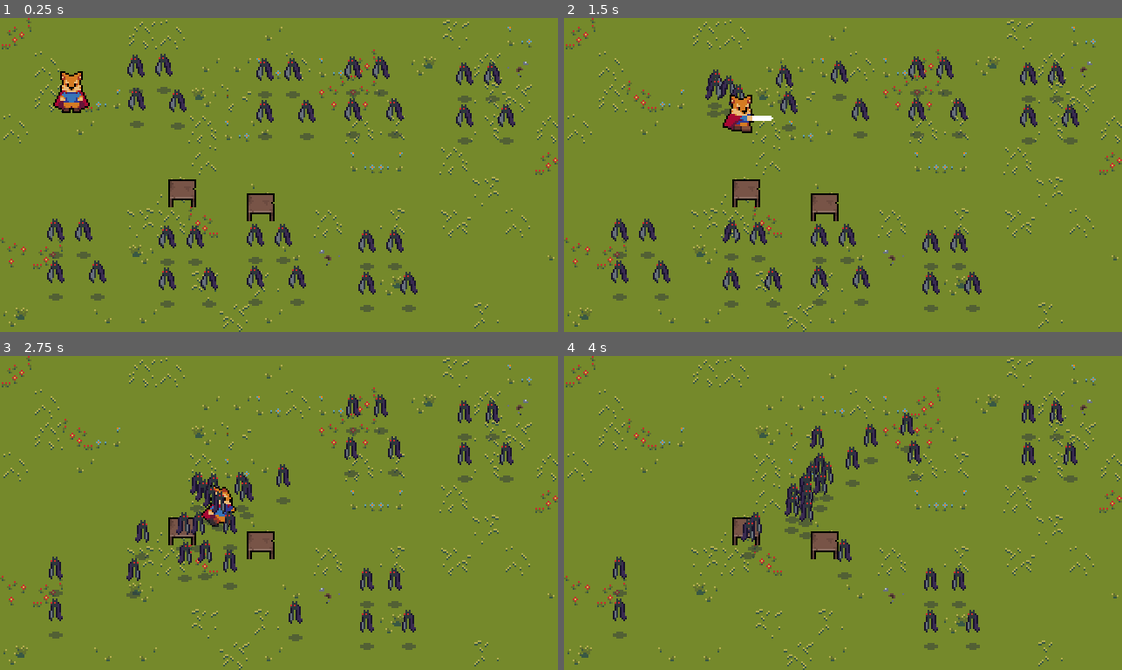
Above: before the commit, frames 1-4 (two rows, left to right).
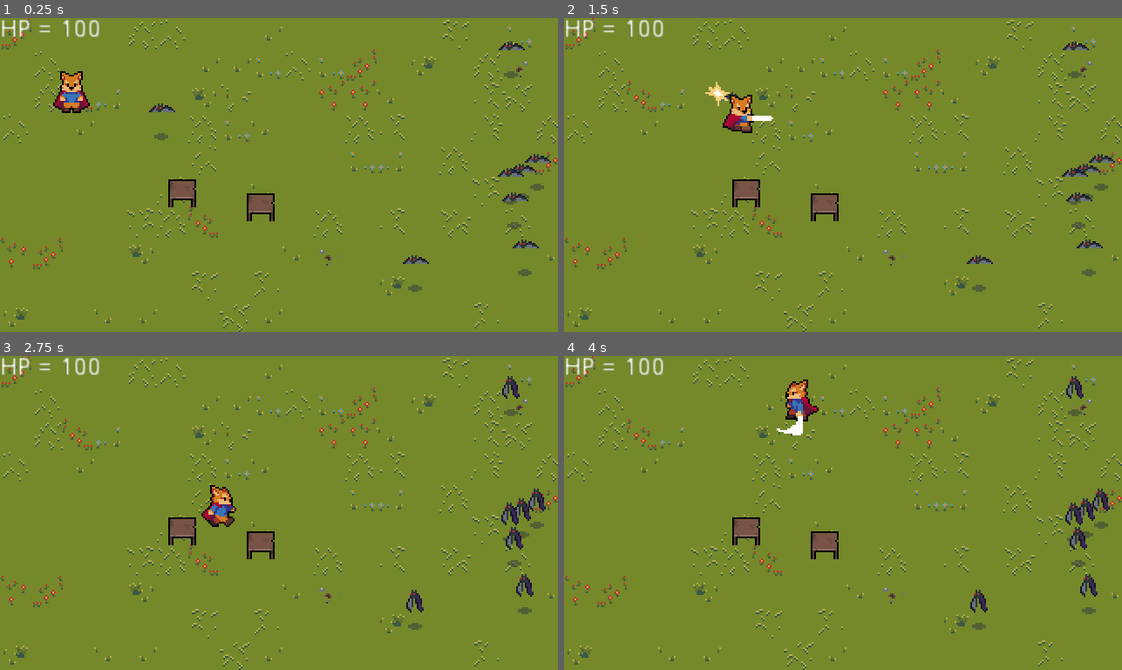
Above: after the commit, the same moments.

Repository: MariusBP/ActionMobile
Game: Godot game, scene res://src/Maps/Demo.tscn
Two runs of this game, one before a commit and one after it. Both use one fixed random seed, a clock stepped at 60 frames per second and the inputs below.
Inputs:
- Up to frame 1 (0.25 s): no input
- Up to frame 2 (1.5 s): hold Right (ui_right) 0.53-1.28 s; tap F (attack) at 0.6, 1.35 s; hold Down (ui_down) from 1.28 s (still down)
- Up to frame 3 (2.75 s): release Down (ui_down) at 2.03 s; hold Right (ui_right) from 2.03 s (still down); tap F (attack) at 2.1 s
- Up to frame 4 (4 s): release Right (ui_right) at 2.78 s; hold Up (ui_up) 2.78-3.53 s; tap F (attack) at 2.85, 3.6 s; hold Left (ui_left) from 3.53 s (still down)

The runs differ from the first frame. In frame 1, 6.5% of the frame differs, in the area x 0-99%, y 0-94%; in frame 2, 6.3%; in frame 3, 5.8%; in frame 4, 5.9%.

Commit message:
updated damage invincibility

Diff:
--- a/src/Characters/Character.gd
+++ b/src/Characters/Character.gd
@@ -5,6 +5,7 @@
 onready var animationTree = $AnimationTree
 onready var animationState = animationTree.get("parameters/playback")
 onready var swordHitbox = $HitboxPivot/SwordHitbox
+onready var hurtbox = $Hurtbox
 
 var stats = PlayerStats
 var HitPoints = 100
@@ -45,8 +46,8 @@
 	input_vector = input_vector.normalized()
 
 	if input_vector != Vector2.ZERO:
-		velocity += input_vector * acceleration * delta
-		velocity = velocity.clamped(speed * delta)
+		velocity += input_vector * stats.acceleration * delta
+		velocity = velocity.clamped(stats.speed * delta)
 		swordHitbox.knockback_vector = input_vector
 
 		animationState.travel("Run")
@@ -54,7 +55,7 @@
 		animationTree.set("parameters/Run/blend_position", input_vector)
 		animationTree.set("parameters/Attack/blend_position", input_vector)
 	else:
-		velocity = velocity.move_toward(Vector2.ZERO, friction*delta)
+		velocity = velocity.move_toward(Vector2.ZERO, stats.friction*delta)
 		animationState.travel("Idle")
 
 	move_and_collide(velocity)
@@ -72,6 +73,7 @@
 func dodge_state():
 	pass
 
-
 func _on_Hurtbox_area_entered(area):
 	stats.health -= 25
+	hurtbox.start_invincibility(0.5)
+	hurtbox.create_hit_effect()
--- a/src/Characters/Demo/SwordHitbox.gd
+++ b/src/Characters/Demo/SwordHitbox.gd
@@ -1,3 +1,5 @@
 extends "res://src/Technical/Hitbox.gd"
 
 var knockback_vector = Vector2.ZERO
+
+var damage = 50
--- a/src/Characters/Demo/demo_character.tscn
+++ b/src/Characters/Demo/demo_character.tscn
@@ -451,8 +451,8 @@
 height = 12.0
 
 [sub_resource type="CapsuleShape2D" id=36]
-radius = 4.51244
-height = 4.17302
+radius = 4.84611
+height = 5.84167
 
 [node name="DemoCharacter" type="KinematicBody2D"]
 collision_layer = 2
@@ -507,6 +507,7 @@
 collision_layer = 4
 
 [node name="CollisionShape2D" parent="Hurtbox" index="0"]
+position = Vector2( 0, -1.66855 )
 shape = SubResource( 36 )
 
 [connection signal="area_entered" from="Hurtbox" to="." method="_on_Hurtbox_area_entered"]
--- a/src/Enemies/Bat/bat.tscn
+++ b/src/Enemies/Bat/bat.tscn
@@ -10,71 +10,71 @@
 
 [sub_resource type="AtlasTexture" id=1]
 atlas = ExtResource( 2 )
-region = Rect2( 108, 0, 18, 28 )
+region = Rect2( 0, 0, 18, 28 )
 
 [sub_resource type="AtlasTexture" id=2]
 atlas = ExtResource( 2 )
-region = Rect2( 126, 0, 18, 28 )
+region = Rect2( 18, 0, 18, 28 )
 
 [sub_resource type="AtlasTexture" id=3]
 atlas = ExtResource( 2 )
-region = Rect2( 144, 0, 18, 28 )
+region = Rect2( 36, 0, 18, 28 )
 
 [sub_resource type="AtlasTexture" id=4]
 atlas = ExtResource( 2 )
-region = Rect2( 162, 0, 18, 28 )
+region = Rect2( 54, 0, 18, 28 )
 
 [sub_resource type="AtlasTexture" id=5]
 atlas = ExtResource( 2 )
-region = Rect2( 180, 0, 18, 28 )
+region = Rect2( 72, 0, 18, 28 )
 
 [sub_resource type="AtlasTexture" id=6]
 atlas = ExtResource( 2 )
-region = Rect2( 198, 0, 18, 28 )
+region = Rect2( 90, 0, 18, 28 )
 
 [sub_resource type="AtlasTexture" id=7]
 atlas = ExtResource( 2 )
-region = Rect2( 216, 0, 18, 28 )
+region = Rect2( 108, 0, 18, 28 )
 
 [sub_resource type="AtlasTexture" id=8]
 atlas = ExtResource( 2 )
-region = Rect2( 234, 0, 18, 28 )
+region = Rect2( 126, 0, 18, 28 )
 
 [sub_resource type="AtlasTexture" id=9]
 atlas = ExtResource( 2 )
-region = Rect2( 0, 0, 18, 28 )
+region = Rect2( 144, 0, 18, 28 )
 
 [sub_resource type="AtlasTexture" id=10]
 atlas = ExtResource( 2 )
-region = Rect2( 18, 0, 18, 28 )
+region = Rect2( 162, 0, 18, 28 )
 
 [sub_resource type="AtlasTexture" id=11]
 atlas = ExtResource( 2 )
-region = Rect2( 36, 0, 18, 28 )
+region = Rect2( 180, 0, 18, 28 )
 
 [sub_resource type="AtlasTexture" id=12]
 atlas = ExtResource( 2 )
-region = Rect2( 54, 0, 18, 28 )
+region = Rect2( 198, 0, 18, 28 )
 
 [sub_resource type="AtlasTexture" id=13]
 atlas = ExtResource( 2 )
-region = Rect2( 72, 0, 18, 28 )
+region = Rect2( 216, 0, 18, 28 )
 
 [sub_resource type="AtlasTexture" id=14]
 atlas = ExtResource( 2 )
-region = Rect2( 90, 0, 18, 28 )
+region = Rect2( 234, 0, 18, 28 )
 
 [sub_resource type="SpriteFrames" id=15]
 animations = [ {
-"frames": [ SubResource( 1 ), SubResource( 2 ), SubResource( 3 ), SubResource( 4 ), SubResource( 5 ), SubResource( 6 ), SubResource( 7 ), SubResource( 8 ) ],
+"frames": [ SubResource( 1 ), SubResource( 2 ), SubResource( 3 ), SubResource( 4 ), SubResource( 5 ), SubResource( 6 ) ],
+"loop": true,
+"name": "Fly",
+"speed": 10.0
+}, {
+"frames": [ SubResource( 7 ), SubResource( 8 ), SubResource( 9 ), SubResource( 10 ), SubResource( 11 ), SubResource( 12 ), SubResource( 13 ), SubResource( 14 ) ],
 "loop": true,
 "name": "Death",
 "speed": 15.0
-}, {
-"frames": [ SubResource( 9 ), SubResource( 10 ), SubResource( 11 ), SubResource( 12 ), SubResource( 13 ), SubResource( 14 ) ],
-"loop": true,
-"name": "Fly",
-"speed": 10.0
 } ]
 
 [sub_resource type="CapsuleShape2D" id=16]
@@ -100,7 +100,6 @@
 position = Vector2( 0, -12 )
 frames = SubResource( 15 )
 animation = "Fly"
-frame = 1
 playing = true
 
 [node name="CollisionShape2D" type="CollisionShape2D" parent="."]
@@ -129,6 +128,7 @@
 shape = SubResource( 18 )
 
 [node name="Hitbox" parent="." instance=ExtResource( 7 )]
+self_modulate = Color( 1, 0, 0, 1 )
 collision_mask = 4
 
 [node name="CollisionShape2D" parent="Hitbox" index="0"]
--- a/src/Enemies/Enemy.gd
+++ b/src/Enemies/Enemy.gd
@@ -5,6 +5,7 @@
 onready var stats = $Stats
 onready var sprite = $AnimatedSprite
 onready var playerDetectionZone =  $PlayerDetectionZone
+onready var hurtbox = $Hurtbox
 const BatDeathEffect = preload("res://src/Enemies/Bat/bat_death_effect.tscn")
 
 enum {
@@ -29,7 +30,7 @@
 		CHASE:
 			var player = playerDetectionZone.player
 			if player != null:
-				var direction = (player.global_position - global_position).normalized()
+				var direction = (player.global_position + Vector2(0,6) - global_position).normalized()
 				velocity = velocity.move_toward(direction * stats.speed, stats.acceleration)
 				sprite.flip_h = velocity.x > 0
 			else:
@@ -49,6 +50,7 @@
 func _on_Hurtbox_area_entered(area):
 	velocity = area.knockback_vector * stats.knockback
 	stats.health -= area.damage
+	hurtbox.create_hit_effect()
 
 func _on_Stats_no_health():
 	on_death()
--- a/src/Maps/Demo.tscn
+++ b/src/Maps/Demo.tscn
@@ -1,9 +1,11 @@
-[gd_scene load_steps=5 format=2]
+[gd_scene load_steps=7 format=2]
 
 [ext_resource path="res://src/Characters/Demo/demo_character.tscn" type="PackedScene" id=1]
 [ext_resource path="res://src/World/Tiles/Tiles.tscn" type="PackedScene" id=2]
-[ext_resource path="res://src/Enemies/bat/bat.tscn" type="PackedScene" id=3]
+[ext_resource path="res://src/Enemies/Bat/bat.tscn" type="PackedScene" id=3]
 [ext_resource path="res://src/World/Objects/Table/small_table.tscn" type="PackedScene" id=4]
+[ext_resource path="res://src/UI/HealthUI.tscn" type="PackedScene" id=5]
+[ext_resource path="res://src/UI/HealthUI.gd" type="Script" id=6]
 
 [node name="Demo" type="Node2D"]
 
@@ -26,99 +28,30 @@
 [node name="Bat" type="YSort" parent="YSort"]
 
 [node name="Bat" parent="YSort/Bat" instance=ExtResource( 3 )]
-position = Vector2( 48, 136 )
+position = Vector2( 293.233, 32.7413 )
 
 [node name="Bat2" parent="YSort/Bat" instance=ExtResource( 3 )]
-position = Vector2( 32, 160 )
+position = Vector2( 295.013, 119.056 )
 
 [node name="Bat3" parent="YSort/Bat" instance=ExtResource( 3 )]
-position = Vector2( 56, 160 )
+position = Vector2( 307.755, 96.8749 )
 
 [node name="Bat4" parent="YSort/Bat" instance=ExtResource( 3 )]
-position = Vector2( 32, 136 )
+position = Vector2( 292.417, 104.898 )
 
 [node name="Bat5" parent="YSort/Bat" instance=ExtResource( 3 )]
-position = Vector2( 104, 40 )
+position = Vector2( 300.969, 146.206 )
 
 [node name="Bat6" parent="YSort/Bat" instance=ExtResource( 3 )]
-position = Vector2( 88, 64 )
+position = Vector2( 237.927, 155.07 )
 
 [node name="Bat7" parent="YSort/Bat" instance=ExtResource( 3 )]
-position = Vector2( 112, 64 )
+position = Vector2( 299.496, 102.302 )
 
 [node name="Bat8" parent="YSort/Bat" instance=ExtResource( 3 )]
-position = Vector2( 88, 40 )
-
-[node name="Bat9" parent="YSort/Bat" instance=ExtResource( 3 )]
-position = Vector2( 111.908, 139.784 )
-
-[node name="Bat10" parent="YSort/Bat" instance=ExtResource( 3 )]
-position = Vector2( 95.9081, 163.784 )
-
-[node name="Bat11" parent="YSort/Bat" instance=ExtResource( 3 )]
-position = Vector2( 119.908, 163.784 )
-
-[node name="Bat12" parent="YSort/Bat" instance=ExtResource( 3 )]
-position = Vector2( 95.9081, 139.784 )
-
-[node name="Bat13" parent="YSort/Bat" instance=ExtResource( 3 )]
-position = Vector2( 167.908, 43.784 )
-
-[node name="Bat14" parent="YSort/Bat" instance=ExtResource( 3 )]
-position = Vector2( 151.908, 67.784 )
-
-[node name="Bat15" parent="YSort/Bat" instance=ExtResource( 3 )]
-position = Vector2( 175.908, 67.784 )
-
-[node name="Bat16" parent="YSort/Bat" instance=ExtResource( 3 )]
-position = Vector2( 151.908, 43.784 )
-
-[node name="Bat17" parent="YSort/Bat" instance=ExtResource( 3 )]
-position = Vector2( 162.362, 138.943 )
-
-[node name="Bat18" parent="YSort/Bat" instance=ExtResource( 3 )]
-position = Vector2( 146.362, 162.943 )
-
-[node name="Bat19" parent="YSort/Bat" instance=ExtResource( 3 )]
-position = Vector2( 170.362, 162.943 )
-
-[node name="Bat20" parent="YSort/Bat" instance=ExtResource( 3 )]
-position = Vector2( 146.362, 138.943 )
-
-[node name="Bat21" parent="YSort/Bat" instance=ExtResource( 3 )]
-position = Vector2( 218.362, 42.9431 )
-
-[node name="Bat22" parent="YSort/Bat" instance=ExtResource( 3 )]
-position = Vector2( 202.362, 66.9431 )
-
-[node name="Bat23" parent="YSort/Bat" instance=ExtResource( 3 )]
-position = Vector2( 226.362, 66.9431 )
-
-[node name="Bat24" parent="YSort/Bat" instance=ExtResource( 3 )]
-position = Vector2( 202.362, 42.9431 )
-
-[node name="Bat25" parent="YSort/Bat" instance=ExtResource( 3 )]
-position = Vector2( 226.27, 142.727 )
-
-[node name="Bat26" parent="YSort/Bat" instance=ExtResource( 3 )]
-position = Vector2( 210.27, 166.727 )
-
-[node name="Bat27" parent="YSort/Bat" instance=ExtResource( 3 )]
-position = Vector2( 234.27, 166.727 )
-
-[node name="Bat28" parent="YSort/Bat" instance=ExtResource( 3 )]
-position = Vector2( 210.27, 142.727 )
-
-[node name="Bat29" parent="YSort/Bat" instance=ExtResource( 3 )]
-position = Vector2( 282.27, 46.7272 )
-
-[node name="Bat30" parent="YSort/Bat" instance=ExtResource( 3 )]
-position = Vector2( 266.27, 70.7272 )
-
-[node name="Bat31" parent="YSort/Bat" instance=ExtResource( 3 )]
-position = Vector2( 290.27, 70.7272 )
-
-[node name="Bat32" parent="YSort/Bat" instance=ExtResource( 3 )]
-position = Vector2( 266.27, 46.7272 )
+position = Vector2( 102.32, 70.4777 )
 
 [node name="Node2D" type="Node2D" parent="."]
+
+[node name="HealthUI" parent="." instance=ExtResource( 5 )]
+script = ExtResource( 6 )
--- /dev/null
+++ b/src/Technical/HitEffect.tscn
@@ -0,0 +1,26 @@
+[gd_scene load_steps=6 format=2]
+
+[ext_resource path="res://src/Technical/HitEffect.png" type="Texture" id=1]
+[ext_resource path="res://src/Technical/Effect.gd" type="Script" id=2]
+
+[sub_resource type="AtlasTexture" id=1]
+atlas = ExtResource( 1 )
+region = Rect2( 0, 0, 24, 24 )
+
+[sub_resource type="AtlasTexture" id=2]
+atlas = ExtResource( 1 )
+region = Rect2( 24, 0, 24, 24 )
+
+[sub_resource type="SpriteFrames" id=3]
+animations = [ {
+"frames": [ SubResource( 1 ), SubResource( 2 ) ],
+"loop": true,
+"name": "Animate",
+"speed": 10.0
+} ]
+
+[node name="HitEffect" type="AnimatedSprite"]
+frames = SubResource( 3 )
+animation = "Animate"
+offset = Vector2( 0, -8 )
+script = ExtResource( 2 )
--- a/src/Technical/Hitbox.gd
+++ b/src/Technical/Hitbox.gd
@@ -1,3 +1,3 @@
 extends Area2D
 
-export var damage = 50
+onready var stats = $Stats
--- /dev/null
+++ b/src/Technical/Hurtbox.gd
@@ -0,0 +1,36 @@
+extends Area2D
+
+const HitEffect = preload("res://src/Technical/HitEffect.tscn")
+
+var invincible = false setget set_invincible
+
+onready var timer = $Timer
+
+signal invincibility_started
+signal invincibility_ended
+
+func set_invincible(value):
+	invincible = value
+	if invincible == true:
+		emit_signal("invincibility_started")
+	else:
+		emit_signal("invincibility_ended")
+
+func start_invincibility(duration):
+	self.invincible = true
+	timer.start(duration)
+
+func create_hit_effect():
+	var effect = HitEffect.instance()
+	var main = get_tree().current_scene
+	main.add_child(effect)
+	effect.global_position = global_position
+
+func _on_Timer_timeout():
+	self.invincible = false
+
+func _on_Hurtbox_invincibility_started():
+	set_deferred("monitoring", false)
+
+func _on_Hurtbox_invincibility_ended():
+	monitoring = true
--- a/src/Technical/Hurtbox.tscn
+++ b/src/Technical/Hurtbox.tscn
@@ -1,7 +1,16 @@
-[gd_scene format=2]
+[gd_scene load_steps=2 format=2]
+
+[ext_resource path="res://src/Technical/Hurtbox.gd" type="Script" id=1]
 
 [node name="Hurtbox" type="Area2D"]
 collision_layer = 0
 collision_mask = 0
+script = ExtResource( 1 )
 
 [node name="CollisionShape2D" type="CollisionShape2D" parent="."]
+
+[node name="Timer" type="Timer" parent="."]
+
+[connection signal="invincibility_ended" from="." to="." method="_on_Hurtbox_invincibility_ended"]
+[connection signal="invincibility_started" from="." to="." method="_on_Hurtbox_invincibility_started"]
+[connection signal="timeout" from="Timer" to="." method="_on_Timer_timeout"]
--- a/src/Technical/Stats.gd
+++ b/src/Technical/Stats.gd
@@ -1,6 +1,6 @@
 extends Node
 
-export var max_health = 100
+export(int) var max_health = 100 setget set_max_health
 export(int) onready var health = max_health setget set_health
 export var knockback = 140
 export var resistance = 200
@@ -8,10 +8,16 @@
 export var speed = 100
 export var acceleration = 20
 export var friction = 20
+export var damage = 50
 
 signal no_health
+signal health_changed(value)
+
+func set_max_health(value):
+	max_health = max(value, 1)
 
 func set_health(value):
-	health = value
+	health = clamp(value, 0, max_health)
+	emit_signal("health_changed", health)
 	if health <= 0:
 		emit_signal("no_health")
--- /dev/null
+++ b/src/UI/HealthUI.gd
@@ -0,0 +1,10 @@
+extends Control
+
+onready var label = $Label
+
+func update_health_UI():
+	label.text = "HP = " + str(PlayerStats.health)
+
+func _ready():
+	PlayerStats.connect("health_changed", self, "update_health_UI")
+	label.text = "HP = " + str(PlayerStats.health)
--- /dev/null
+++ b/src/UI/HealthUI.tscn
@@ -0,0 +1,19 @@
+[gd_scene load_steps=2 format=2]
+
+[ext_resource path="res://src/UI/HealthUI.gd" type="Script" id=1]
+
+[node name="HealthUI" type="Control"]
+margin_right = 40.0
+margin_bottom = 40.0
+script = ExtResource( 1 )
+__meta__ = {
+"_edit_use_anchors_": false
+}
+
+[node name="Label" type="Label" parent="."]
+margin_right = 42.0
+margin_bottom = 14.0
+text = "HP = 4"
+__meta__ = {
+"_edit_use_anchors_": false
+}
Binary file added: src/Technical/HitEffect.png
Not shown, added: src/Technical/HitEffect.png.import
